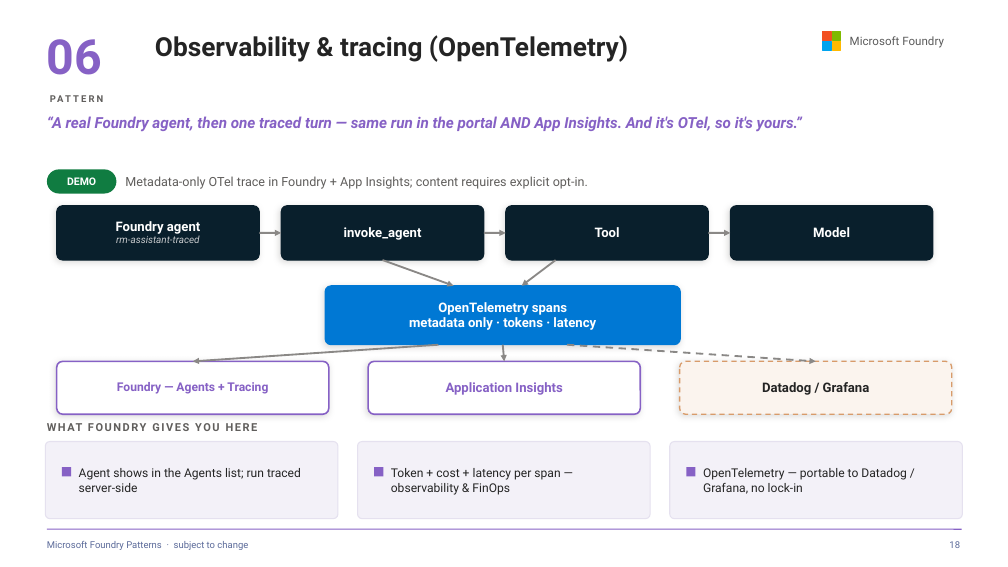
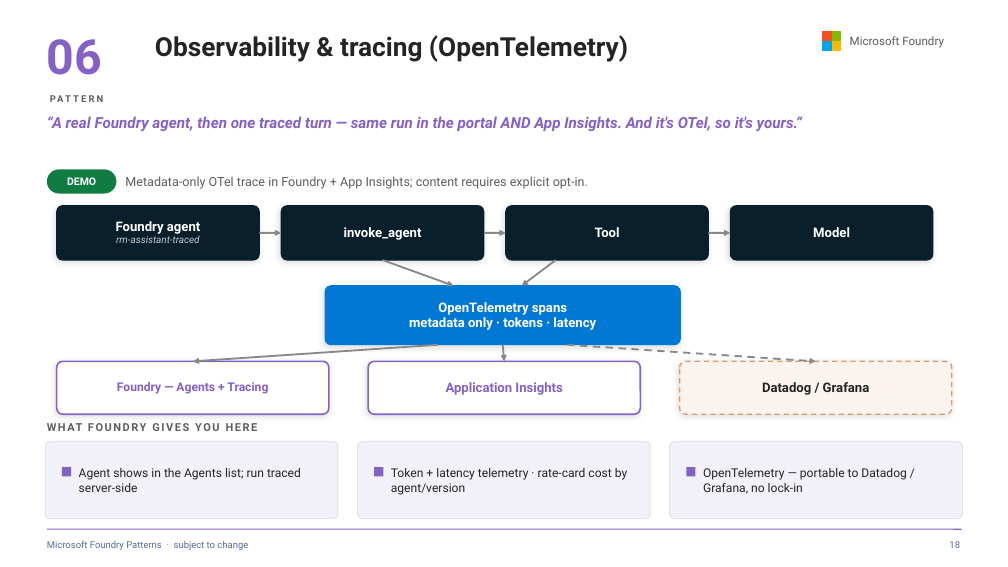
Before and after one commit to SridharArrabelly/foundry-pattern-library, a slide deck: slide 18 of foundry-patterns.pptx. Drawn at 1008x567 pixels with LibreOffice and Linux fonts; fonts in the diff are those of the drawing. Boxes give left, top, right and bottom in pixels: in the first picture for what was removed or moved away, otherwise in the second. Text is boxed around its words. In the diff, an @@ line names an element or a change of style, - is before the commit and + after.

```diff
--- a/foundry-patterns.pptx
+++ b/foundry-patterns.pptx
@@ text at (x1=391, y1=468, x2=627, y2=495): text changed @@
-Token + cost + latency per span — observability & FinOps
+Token + latency telemetry · rate-card cost by agent/version
```
Also in this commit, not shown: 4 other files.
